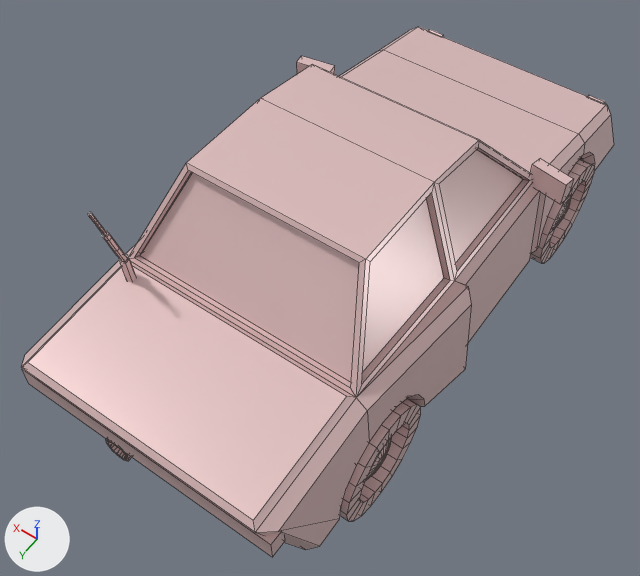
What one commit did to the FBX model Assets/Models/Cars/Ferrari458Speciale.fbx.
Both versions are drawn from a 50 mm camera at (-2.245, 3.743, 5.734) aimed at (0.035, 0.551, 0.718). Lighting does not change. The marker at lower left points along +X, +Y and +Z. Mesh edges are drawn as thin lines. Where no turn or scale is listed for an object, it has been applied to the vertices.

Names of what the first picture shows: 'Ferrari458Speciale'.
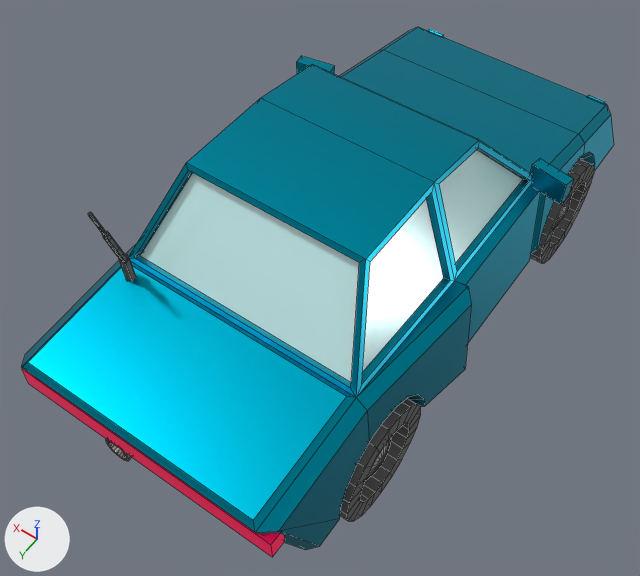
Location of each change, [x1, y1, x2, y2] in pixels of the pictures (640 x 576 px):
part 1 of me_mesh, recoloured: [105, 439, 132, 461] in both
part 2 of me_mesh, recoloured: [555, 197, 571, 227] in both
part 3 of me_mesh, recoloured: [365, 438, 391, 481] in both
part 4 of me_mesh, recoloured (white to cyan): [21, 27, 614, 550] in both
part 5 of me_mesh, recoloured: [88, 212, 136, 281] in both
part 6 of me_mesh, recoloured: [530, 159, 595, 263] in both
part 7 of me_mesh, recoloured: [340, 398, 421, 521] in both
part 8 of me_mesh, recoloured (grey to white): [140, 173, 359, 382] in both
part 9 of me_mesh, recoloured: [439, 150, 523, 263] in both
part 10 of me_mesh, recoloured: [362, 199, 443, 372] in both
part 11 of me_mesh, recoloured (grey to red): [22, 368, 285, 557] in both

What changed in the scene script:
```text
Add mat_rubber:
    mat_rubber = principled_material('Rubber')
    mat_rubber.base_color = (0.122, 0.122, 0.122)  # dark grey #626262
    mat_rubber.roughness = 0.678
Add mat_window:
    mat_window = principled_material('Window')
    mat_window.base_color = (0.675, 1.0, 1.0)  # cyan #d6ffff
    mat_window.metallic = 0.119
    mat_window.roughness = 0.203
Add mat_frontlight:
    mat_frontlight = principled_material('FrontLight')
    mat_frontlight.base_color = (1.0, 0.799, 0.0)  # yellow #ffe700
    mat_frontlight.roughness = 0.1
    mat_frontlight.emission_color = (1.0, 0.982, 0.909)  # white #fffdf5
    mat_frontlight.emission_strength = 0.601
Add mat_brakelight:
    mat_brakelight = principled_material('BrakeLight')
    mat_brakelight.base_color = (1.0, 0.0, 0.168)  # pink #ff0072
    mat_brakelight.roughness = 0.294
    mat_brakelight.emission_color = (0.404, 0.0, 0.0)  # red #aa0000
    mat_brakelight.emission_strength = 0.51
Add mat_base:
    mat_base = principled_material('Base')
    mat_base.base_color = (0.0, 0.356, 0.506)  # cyan #00a1bd
    mat_base.metallic = 1.0
    mat_base.roughness = 0.392
Add mat_hubcaps:
    mat_hubcaps = principled_material('HubCaps')
    mat_hubcaps.base_color = (1.0, 1.0, 1.0)  # white #ffffff
    mat_hubcaps.metallic = 1.0
    mat_hubcaps.roughness = 0.196
Change me_mesh:
    where me_mesh.from_pydata(...)  # 1436 vertices, 1474 faces; spans x -1.15..1.15, y -2.42..2.42, z 0.0..2.11
    used by ob_ferrari458speciale; location = (0.0, 0.0, 0.0)
    me_mesh part 1: 200 of the faces centred in x 0.39..0.99, y 1.1..2.24, z 0.19..0.7 switch from mat_aistandardsurface1 (light grey #e2c1c1) to mat_hubcaps (white #ffffff)
    me_mesh part 2: 100 of the faces centred in x -1.01..-0.91, y -1.65..-1.14, z 0.19..0.7 switch from mat_aistandardsurface1 (light grey #e2c1c1) to mat_hubcaps (white #ffffff)
    me_mesh part 3: 100 of the faces centred in x -1.01..-0.91, y 1.07..1.57, z 0.19..0.7 switch from mat_aistandardsurface1 (light grey #e2c1c1) to mat_hubcaps (white #ffffff)
    me_mesh part 4: 485 of the faces centred in x -1.14..1.14, y -2.41..2.41, z 0.37..2.02 switch from mat_aistandardsurface1 (light grey #e2c1c1) to mat_base (cyan #00a1bd)
    me_mesh part 5: 172 of the faces centred in x 0.68..1.02, y 0.91..1.77, z 0.01..2.1 switch from mat_aistandardsurface1 (light grey #e2c1c1) to mat_rubber (dark grey #626262)
    me_mesh part 6: 100 of the faces centred in x -1.03..-0.69, y -1.83..-0.97, z 0.01..0.87 switch from mat_aistandardsurface1 (light grey #e2c1c1) to mat_rubber (dark grey #626262)
    me_mesh part 7: 100 of the faces centred in x -1.03..-0.69, y 0.88..1.74, z 0.01..0.87 switch from mat_aistandardsurface1 (light grey #e2c1c1) to mat_rubber (dark grey #626262)
    me_mesh part 8: all 2 faces centred in x 0.0..0.72, y 0.81..1.23, z 1.65..1.66 switch from mat_aistandardsurface1 (light grey #e2c1c1) to mat_window (cyan #d6ffff)
    me_mesh part 9: the 1 face centred in x -0.72, y -0.07, z 1.61 switches from mat_aistandardsurface1 (light grey #e2c1c1) to mat_window (cyan #d6ffff)
    me_mesh part 10: the 1 face centred in x -0.72, y 0.81, z 1.65 switches from mat_aistandardsurface1 (light grey #e2c1c1) to mat_window (cyan #d6ffff)
    me_mesh part 11: all 6 faces centred in x -0.96..0.96, y 2.28..2.4, z 0.97..1.15 switch from mat_aistandardsurface1 (light grey #e2c1c1) to mat_brakelight (pink #ff0072)
    add me_mesh.materials.append(mat_frontlight)  # yellow #ffe700
```
